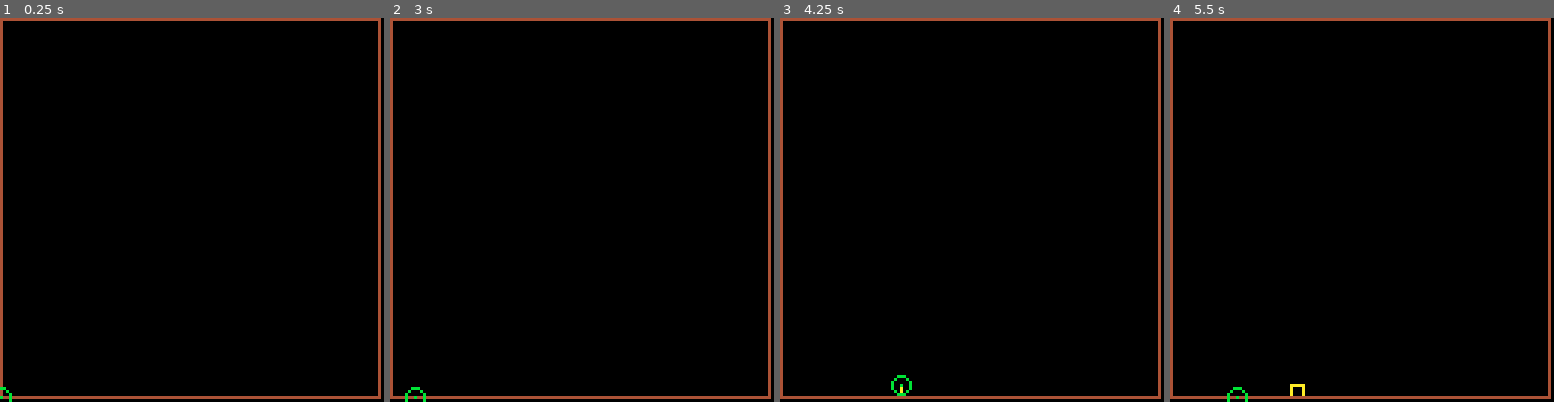
Above: before the commit, frames 1-4 (left to right).
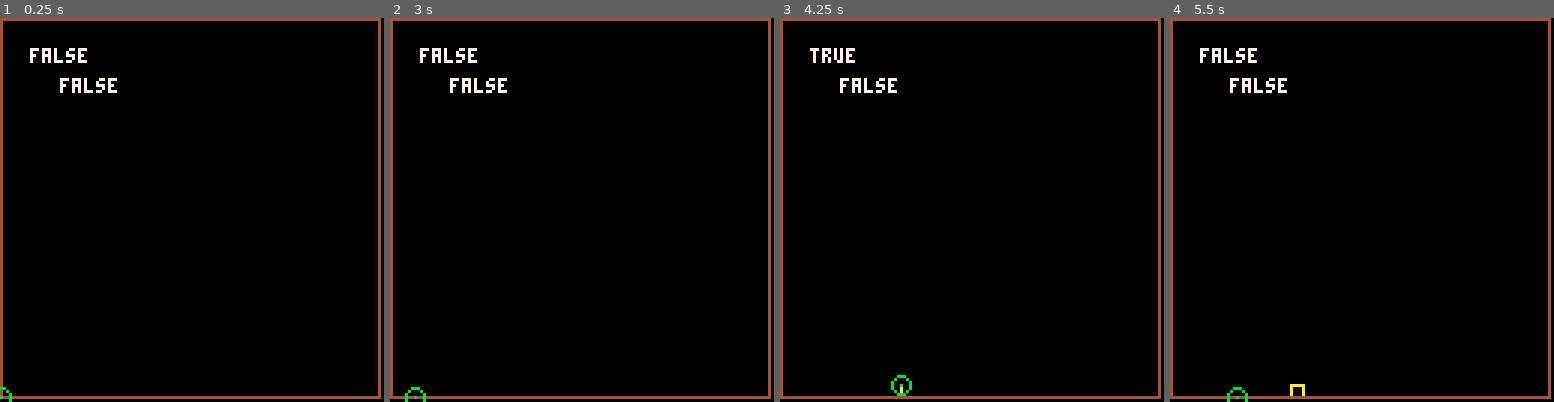
Above: after the commit, the same moments.

Repository: shen-sat/qix
Game: PICO-8 cartridge qix.p8
The game is run twice, just before and just after one commit, with the same random seed, the same clock (stepped at 60 frames per second) and the same inputs.
Inputs:
- Up to frame 1 (0.25 s): no input
- Up to frame 2 (3 s): tap X (X key) at 1.07, 2.07, 2.4, 2.73 s; hold Left 1.97-2.37 s; hold Down 2.42-2.82 s; hold Right from 2.87 s (still down)
- Up to frame 3 (4.25 s): tap X (X key) every 0.33 s from 3.07 to 4.07 s; release Right at 3.53 s; hold Up 3.58-4.08 s; hold Right from 4.13 s (still down)
- Up to frame 4 (5.5 s): tap X (X key) every 0.33 s from 4.4 to 5.4 s; release Right at 4.53 s; hold Down 4.58-5.08 s; hold Left from 5.13 s (still down)

The runs differ from the first frame. In frame 1, 0.6% of the frame differs, in the area x 7-31%, y 7-20%; in frame 2, 0.6%; in frame 3, 0.5%; in frame 4, 0.6%.

Commit message:
Add flags for starting and finishing drawing

Diff:
--- a/qix.p8
+++ b/qix.p8
@@ -127,7 +127,9 @@
   fill_color = 2
 
   lines = {}
-  player_is_drawing = false
+
+  started_drawing = false
+  finished_drawing = false
 
   game.update = level_update
   game.draw = level_draw
@@ -151,6 +153,12 @@
    player_move(next_x, next_y, 'right', false)
   end
 
+  if started_drawing and finished_drawing then
+   -- calculate area
+   started_drawing = false
+   finished_drawing = false
+  end
+
   player.prev_x = player.x
   player.prev_y = player.y
 
@@ -160,6 +168,9 @@
   -- higher something is here, the further in the background it is
   cls()
 
+  print(started_drawing,10,10,7)
+  print(finished_drawing,20,20,7)
+
   for l in all(lines) do
    line(l.x0,l.y0,l.x1,l.y1,l.col)
   end
@@ -181,23 +192,25 @@
  local compass_points = get_compass_points(next_x, next_y)
 
  if pget(next_x, next_y) == path_color and compass_points_contain_color(compass_points, background_color) then
+  if started_drawing then finished_drawing = true end
   player.x, player.y = next_x, next_y
   if btn(5) then create_line() end -- when moving from drawing a line to a path, we need to continue drawing a line
  elseif pixel_is_drawable(next_x, next_y) and btn(5) then
+  started_drawing = true
   player.x, player.y = next_x, next_y
   create_line()
  else
-  if player_move_called_already then return end
-  if direction == 'up' then
-   next_y += 1
-  elseif direction == 'down' then
-   next_y -= 1
-  elseif direction == 'left' then
-   next_x += 1
-  elseif direction == 'right' then
-   next_x -= 1
-  end
-  player_move(next_x, next_y, direction, true)
+  -- if player_move_called_already then return end
+  -- if direction == 'up' then
+  --  next_y += 1
+  -- elseif direction == 'down' then
+  --  next_y -= 1
+  -- elseif direction == 'left' then
+  --  next_x += 1
+  -- elseif direction == 'right' then
+  --  next_x -= 1
+  -- end
+  -- player_move(next_x, next_y, direction, true)
  end
 end
 
